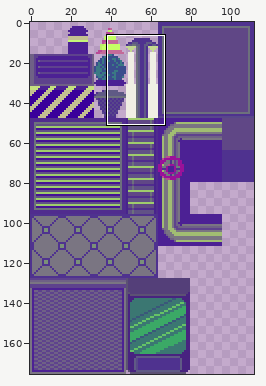
Sprite sheet: sprites/spr_city_expanded/layers/4349f250-8e68-44c9-9612-3f4d5febdf08/6c280d8c-2e98-47b9-af7e-0f7ae0fafd02.png. Above: a wide view before the commit, with the close-up outlined.
Close-up. Before:
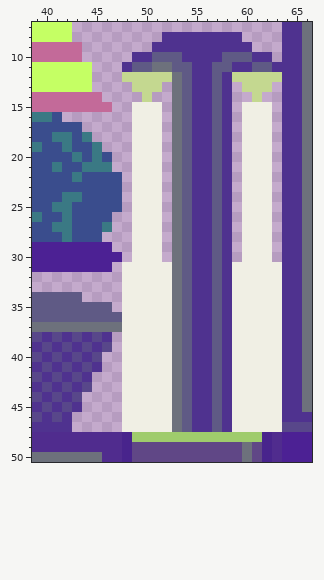
The file is 112x176 pixels. Colours within 5 levels of each other are drawn and written as one. Shown: x 39..66, y 7..50.
Once edited:
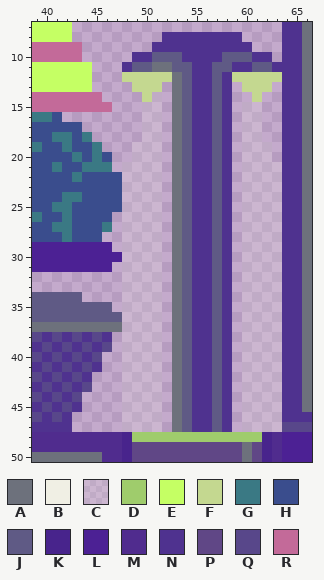
Palette (. is transparent): A #6d717c  B #f0efe4  C #f0efe42e  D #9fcc6c  E #c5ff64  F #c4d890  G #3a7984  H #3a4d8d  J #5f5a85  K #48248c  L #4c2194  M #502c8e  N #4f328f  P #604786  Q #58478a  R #c36a99
Change:
y 14: x 51 . -> C
y 15..18: x 49..51 BBB -> .CC; x 60..62 BBB -> CC.
y 19..20: x 49..51 BBB -> CCC; x 60..62 BBB -> CCC
y 21..30: x 48..51 .BBB -> CCCC; x 60..63 BBB. -> CCCC
y 31..47: x 48..52 BBBBB -> CCCC.; x 59..63 BBBBB -> .CCCC
Where, in picture pixels (left, top, right, bottom), the same in both close-ups:
changed: (122, 92, 172, 432)
changed: (232, 102, 282, 432)
